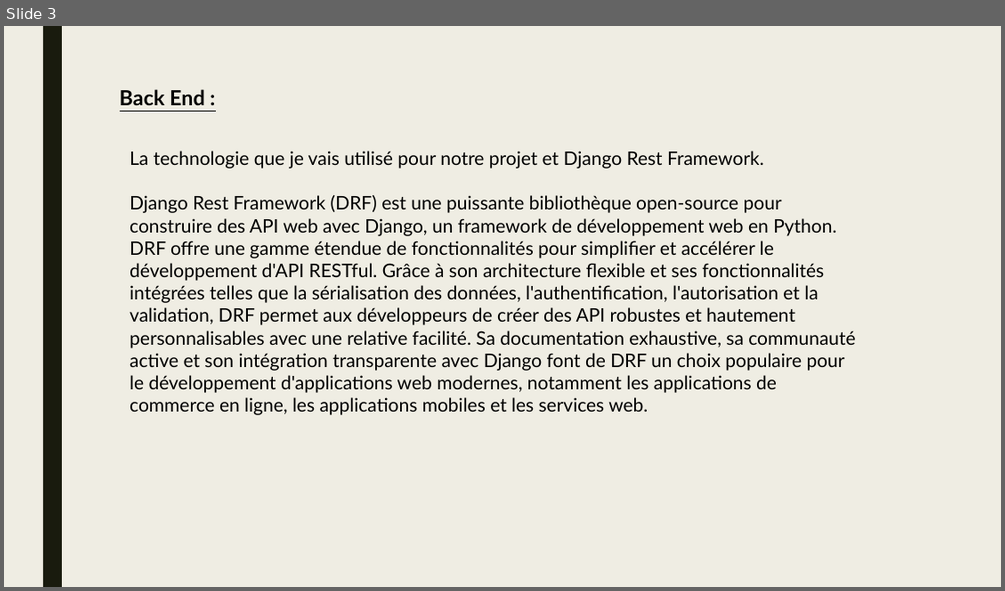
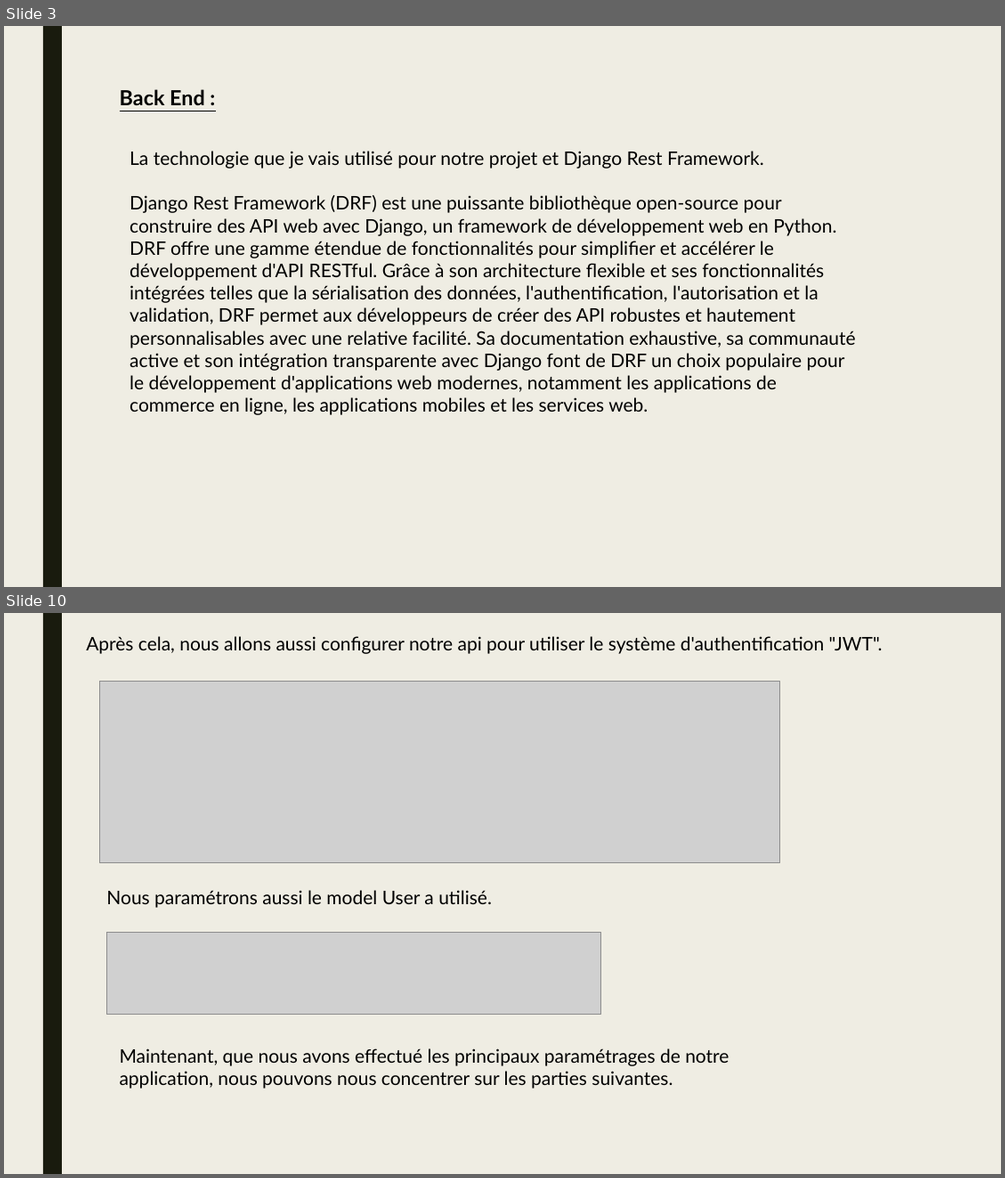
Before and after one commit to NoriTaka68/MyShop_V3, a slide deck: Dossier Pro/Application Django rest.pptx. Shown one above the other, each under a label of ours: slide 3 before the commit, slides 3 and 10 after it; the slides between them are not shown. The pictures are 1005x591 and 1005x1178 pixels, drawn with LibreOffice and Linux fonts; fonts in the diff are those of the drawing; grey boxes stand for pictures. Boxes give left, top, right and bottom in pixels: in the first picture for what was removed or moved away, otherwise in the second. Text is boxed around its words. In the diff, an @@ line names an element or a change of style, - is before the commit and + after.

```diff
--- a/Dossier Pro/Application Django rest.pptx
+++ b/Dossier Pro/Application Django rest.pptx
@@ slide 10 added at (4,613,1001,1174), background #EFEDE3; not listed: 1 template element that a slide beside it also shows @@
@@ text added at (86,636,882,654), 18 pt, text #000000 @@
+Après cela, nous allons aussi configurer notre api pour utiliser le système d'authentification "JWT".
@@ picture added at (100,681,780,863) @@
@@ text added at (106,890,492,908), 18 pt, text #000000 @@
+Nous paramétrons aussi le model User a utilisé.
@@ picture added at (106,933,600,1013) @@
@@ text added at (120,1048,728,1088), 18 pt, text #000000 @@
+Maintenant, que nous avons effectué les principaux paramétrages de notre application, nous pouvons nous concentrer sur les parties suivantes.
```
Also in this commit, not shown: 10 other slides added, 1 slide removed, 2 other files.
